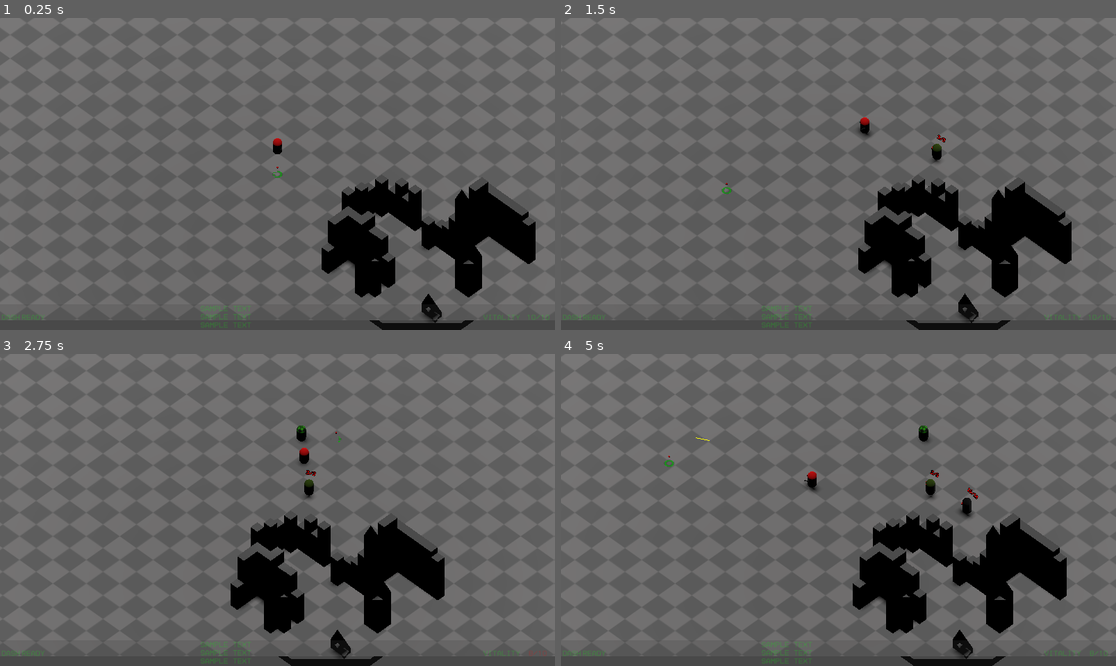
Above: before the commit, frames 1-4 (two rows, left to right).
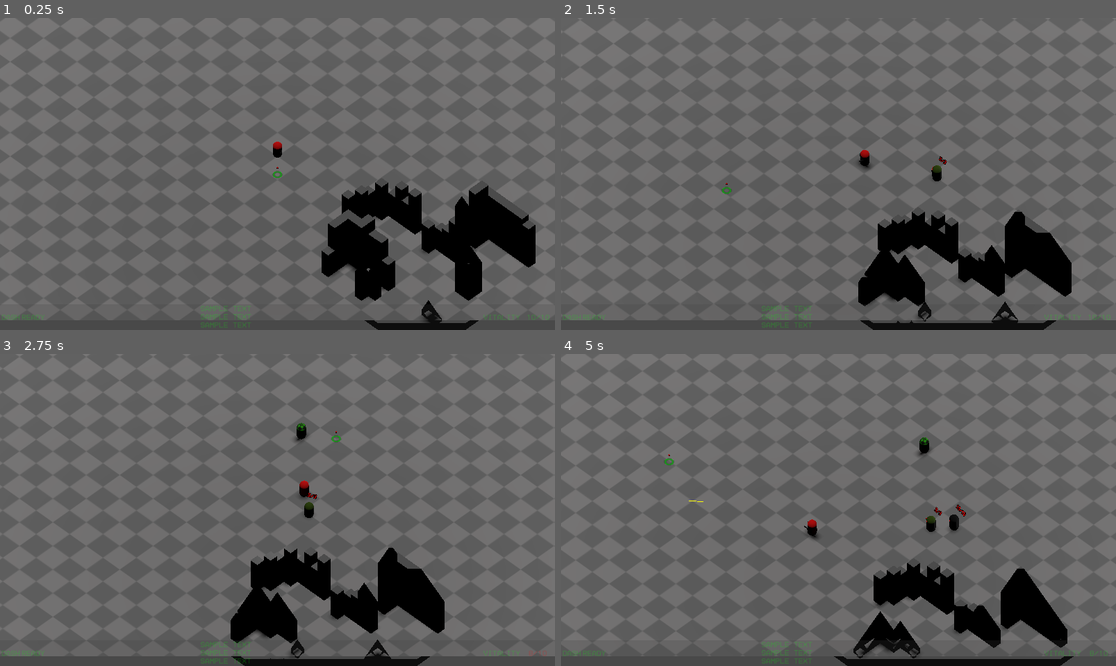
Above: after the commit, the same moments.

Repository: saladwithgrass/hyperdeath
Game: Godot game, scene res://levels/test_level/test_level.tscn
Two runs of this game, one before a commit and one after it. Both use one fixed random seed, a clock stepped at 60 frames per second and the inputs below.
Inputs (mouse positions are in pixels of both pictures, inside the frame that each line leads up to):
- Up to frame 1 (0.25 s): no input
- Up to frame 2 (1.5 s): tap Enter (ui_accept) at 0.5, 0.77 s; move the mouse to (960, 158) at 0.52 s; hold D (right) 0.53-1.28 s; tap B (B) at 0.6 s; move the mouse to (727, 189) at 1.27 s; hold S (backward) from 1.28 s (still down); tap F (F) at 1.35 s
- Up to frame 3 (2.75 s): tap Enter (ui_accept) at 1.52 s; move the mouse to (333, 441) at 2.02 s; release S (backward) at 2.03 s; hold D (right) from 2.03 s (still down); tap L (L) at 2.1 s
- Up to frame 4 (5 s): move the mouse to (810, 572) at 2.77 s; release D (right) at 2.78 s; hold W (forward) 2.78-3.53 s; click (810, 572) at 2.85 s; tap Enter (ui_accept) at 3.02, 3.77, 4.52 s; move the mouse to (1005, 556) at 3.52 s; hold A (left) from 3.53 s (still down); tap M (M) at 3.6 s; move the mouse to (672, 463) at 4.27 s; right-click (672, 463) at 4.35 s

The runs differ from the first frame. In frame 1, 1.7% of the frame differs, in the area x 49-97%, y 38-100%; in frame 2, 9.2%; in frame 3, 9.4%; in frame 4, 11%, in the area x 18-93%, y 22-100%.

Commit message:
camera works pretty well

Diff:
--- a/player/camera_3_pv.gd
+++ b/player/camera_3_pv.gd
@@ -67,7 +67,7 @@
 
 	# convert forces to 3d
 	var forces_3d = Vector3.ZERO
-	# forces_3d += forces.y * up_direction
+	forces_3d += forces.y * up_direction
 	forces_3d += forces.x * right_direction
 	forces_3d -= velocity  * spring_damp
 	velocity += forces_3d * delta
